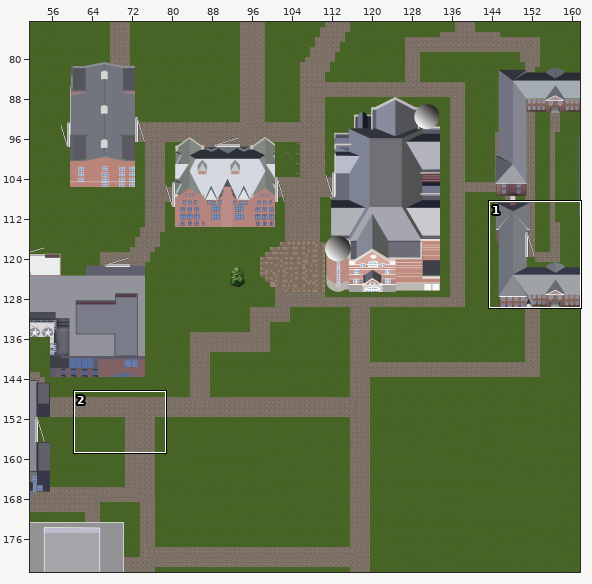
A Tiled map gets an edit: android/assets/map/full_map.tmx. Above, an overview of the earlier version with the close-up marked.
Close-up. First the earlier version:
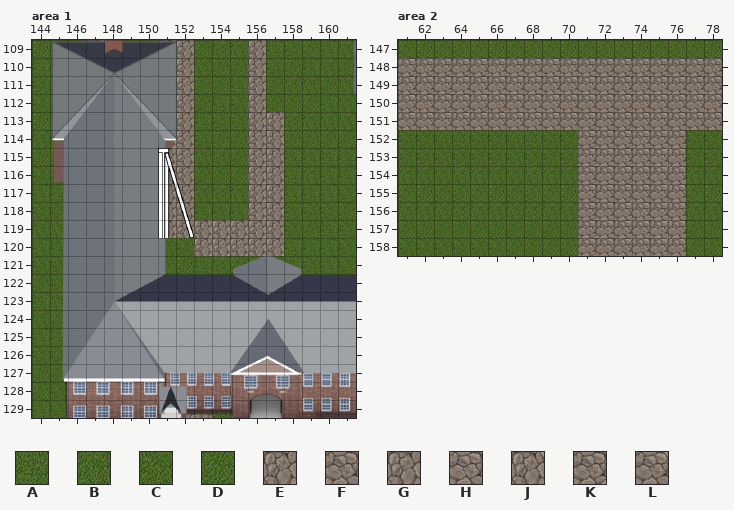
Cells are 32x32 px. Shown: area 1 x 144..161, y 109..129; area 2 x 61..78, y 147..158. The commit also changed other parts of the map, which this record leaves out.
Key: from "tileset": A 78, B 79, C 94, D 95, E 183, F 183 turned 90, G 184, H 184 turned 90, J 199, K 199 turned 90, L 200 turned 90.
_ is an empty cell, # one hidden under a higher layer.
Layers that did not change in this view are not listed.
Layer "Background" before, area 1, first column x 144:
109 DACEJCCEGDBBEACDAB
110 AC##J###GBDDECDABD
111 CD#EJD##GDDAEDBBDB
112 CDEEJDD#GDACEDDDAB
113 DBE#J#AEGACCEEBBBB
114 BBE#J#CEGCDDEEDDDD
115 DD#####EGBBDEGAAAA
116 CD##J##EGDDDEGABAA
117 AA##J##EGBBBEGAAAC
118 CC##J##EGAAAEGACCD
119 BB##E##EEEEEEGCDAC
120 AA##C##CCEEEEEAAAC
121 CC##B##DDABDCAACAC
122 DC##DDDDDABDCCACAC
123 AB##BD######CC####
124 BD#AAA######CA####
125 AAAC#CC#####CAA###
126 CCC###D####AC#C###
127 DDC###AE###C##CD##
128 DC#####E##########
129 AC#####EEGDC##DDAC
Layer "Background" before, area 2, first column x 61:
147 DDDDDDDDDDDDDDDDDD
148 KKKKKFFFFFFKKKKKKK
149 KKKFFFFFFFFFKFFFFF
150 KFKKKKFFFFFFKFFHFF
151 LHLLLLHHHHKFKFHHHH
152 CCCCCCCCCCKFKFLHCC
153 CCCCCCCCCCKFKFLHCC
154 BBBBBBBBBBKFKFLHBB
155 DDDDDDDDDDKFKFLHDD
156 BBBBBBBBBBKFLHLHBB
157 DDDDDDDDDDKFLHLHDD
158 CCCCCCDDDDKFLHLHDD
The result:
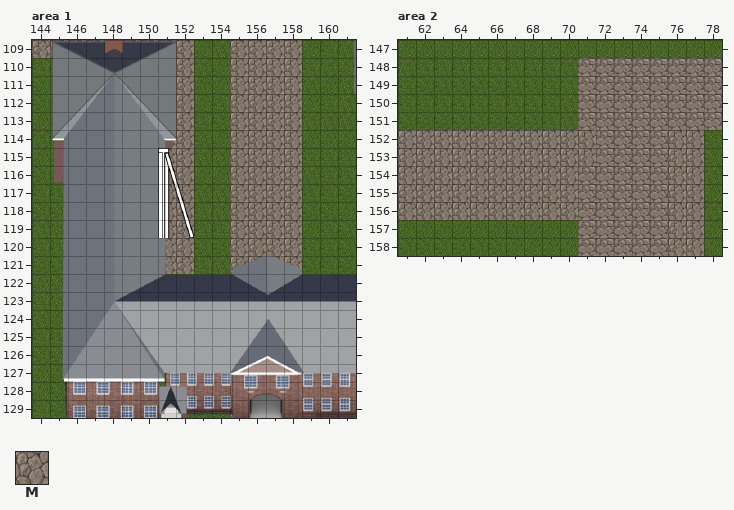
Further tiles: from "tileset": M 200.
Change:
Layer "Background", area 1:
y 109: x 144..146 DAC -> JEE; x 149..150 CC -> EE; x 155..158 BEAC -> EGEG
y 110: x 155..158 DECD -> EGEG
y 111: x 155..158 AEDB -> EGEG
y 112: x 155..158 CEDD -> EGEG
y 113: x 155..156 CE -> EG; x 158 B -> G
y 114: x 155..156 DE -> EG; x 158 D -> G
y 115..116: x 155..158 DEGA -> EGEG
y 117: x 155..158 BEGA -> EGEG
y 118: x 154..158 AAEGA -> BEGEG
y 119: x 153..154 EE -> AA; x 156..158 EGC -> GEG
y 120: x 151..154 CCEE -> EECC; x 156 E -> G; x 158 A -> G
y 121: x 151..152 DD -> JJ; x 155..158 DCAA -> EGEG
y 127: x 151 E -> A; x 158 C -> G
y 128: x 151 E -> A
y 129: x 152..153 EG -> CC; x 155 C -> E
Layer "Background", area 2:
y 148: x 61..70 KKKKKFFFFF -> BAAAAAAAAB
y 149: x 61..70 KKKFFFFFFF -> ACCCCCCCAB
y 150: x 61..70 KFKKKKFFFF -> AAAAAAAAAB
y 151: x 61..70 LHLLLLHHHH -> CCCCCCCCAB
y 152: x 61..71 CCCCCCCCCCK -> GEEEEEEEEEG; x 76..77 HC -> EG
y 153: x 61..71 CCCCCCCCCCK -> EJJJJJJJJJM; x 76..77 HC -> EG
y 154: x 61..70 BBBBBBBBBB -> JJJJJJJJJM; x 76..77 HB -> EG
y 155: x 61..70 DDDDDDDDDD -> JJJJJJJJEG; x 76..77 HD -> EG
y 156: x 61..70 BBBBBBBBBB -> JJJJJJJJJM; x 76..77 HB -> EG
y 157..158: x 76..77 HD -> EG
Pixel boxes of the changes (left, top, right, bottom) in both close-ups:
changed: (32, 40, 86, 58)
changed: (123, 40, 158, 42)
changed: (165, 40, 302, 274)
changed: (159, 372, 212, 418)
changed: (291, 368, 301, 373)
changed: (230, 414, 232, 418)
changed: (398, 58, 596, 220)
changed: (668, 130, 704, 256)
